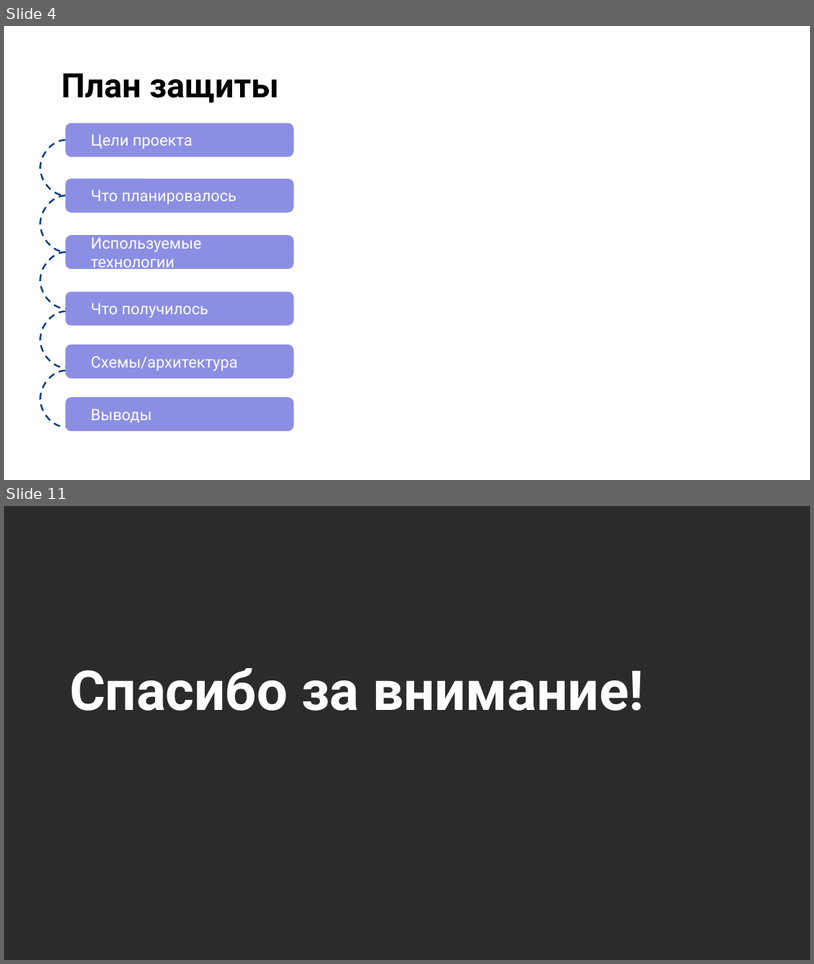
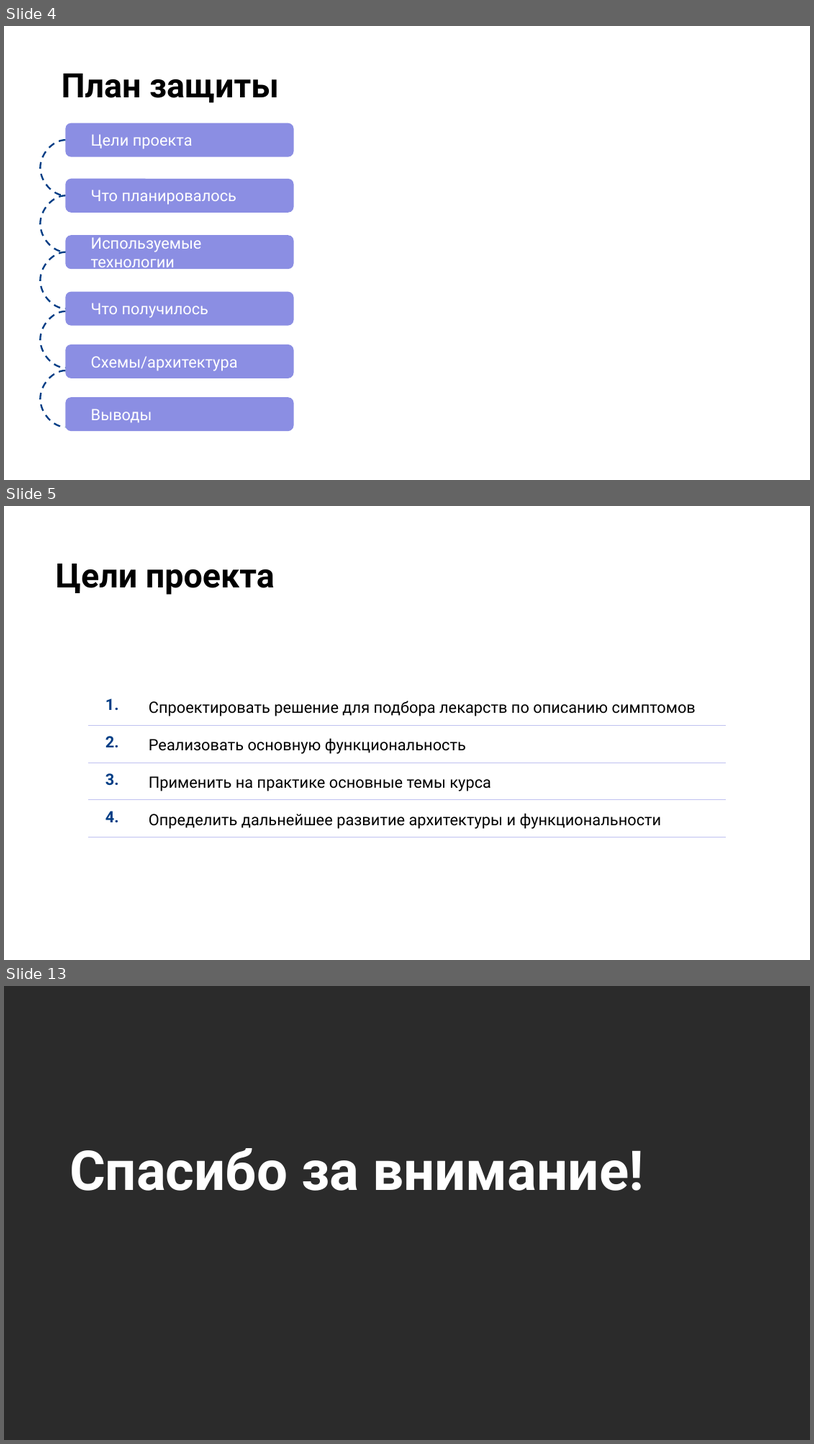
Before and after one commit to kochnevd/course-microservices, a slide deck: course-project/materials/Защита проекта.pptx. Shown one above the other, each under a label of ours: slides 4 and 11 before the commit, slides 4, 5 and 13 after it; the slides between them are not shown. The pictures are 814x964 and 814x1444 pixels, drawn with LibreOffice and Linux fonts; fonts in the diff are those of the drawing; background and template pictures are left out; a plain dark background stands for a picture behind light text. Boxes give left, top, right and bottom in pixels: in the first picture for what was removed or moved away, otherwise in the second. Text is boxed around its words. In the diff, an @@ line names an element or a change of style, - is before the commit and + after.

```diff
--- a/course-project/materials/Защита проекта.pptx
+++ b/course-project/materials/Защита проекта.pptx
@@ slide 5 added at [4, 506, 810, 960], background picture (left out) @@
@@ text added at [56, 563, 275, 595], 30 pt, text #000000, bold @@
+Цели проекта
@@ table added at [88, 687, 727, 833], 4 rows, 2 columns @@
+1. | Спроектировать решение для подбора лекарств по описанию симптомов
+2. | Реализовать основную функциональность
+3. | Применить на практике основные темы курса
+4. | Определить дальнейшее развитие архитектуры и функциональности
@@ what was slide 11 is now slide 13 @@
```
Also in this commit, not shown: 1 slide changed, 7 other slides added, 13 slides removed.
